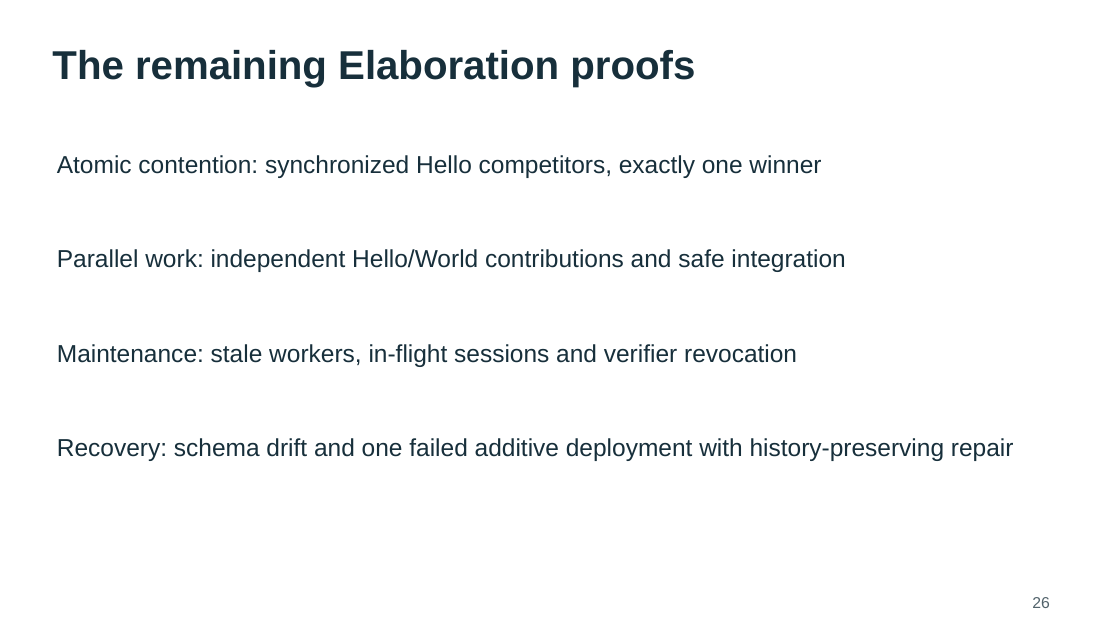
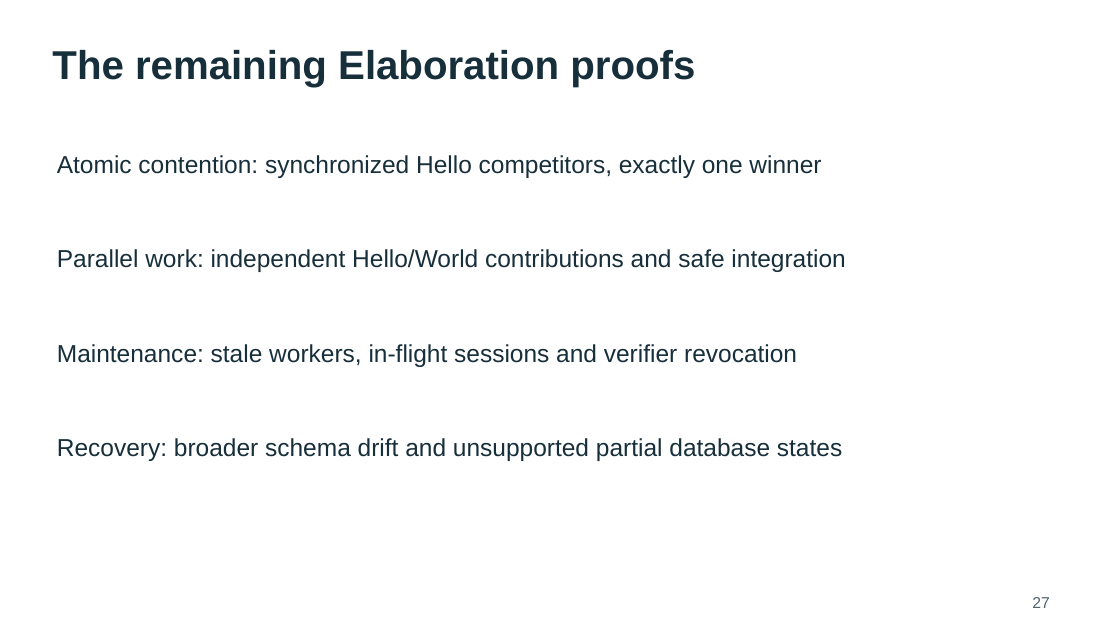
Before and after one commit to rstyczynski/APEX_CICD, a slide deck: slide 27 of progress/E.1/sprint_E.1_increment_demo.pptx (slide 26 before the commit). Drawn at 1120x630 pixels with LibreOffice and Linux fonts; fonts in the diff are those of the drawing. Boxes give left, top, right and bottom in pixels: in the first picture for what was removed or moved away, otherwise in the second. Text is boxed around its words. In the diff, an @@ line names an element or a change of style, - is before the commit and + after.

```diff
--- a/progress/E.1/sprint_E.1_increment_demo.pptx
+++ b/progress/E.1/sprint_E.1_increment_demo.pptx
@@ text at box(57, 438, 842, 461): text changed @@
-Recovery: schema drift and one failed additive deployment with history-preserving repair
+Recovery: broader schema drift and unsupported partial database states
@@ text at box(1032, 597, 1049, 608): text changed @@
-26
+27
```
Also in this commit, not shown: 9 other slides changed, 1 slide added, 14 other files.
